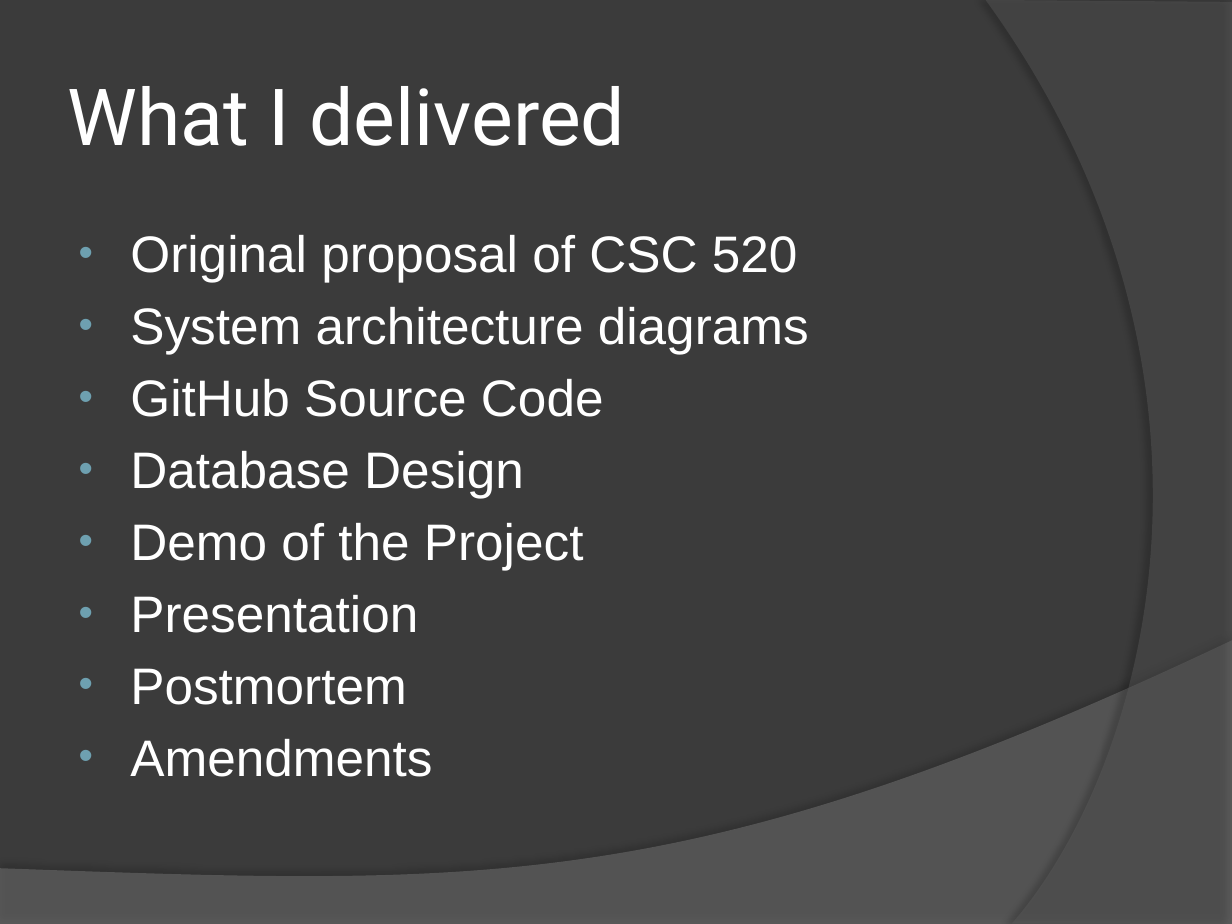
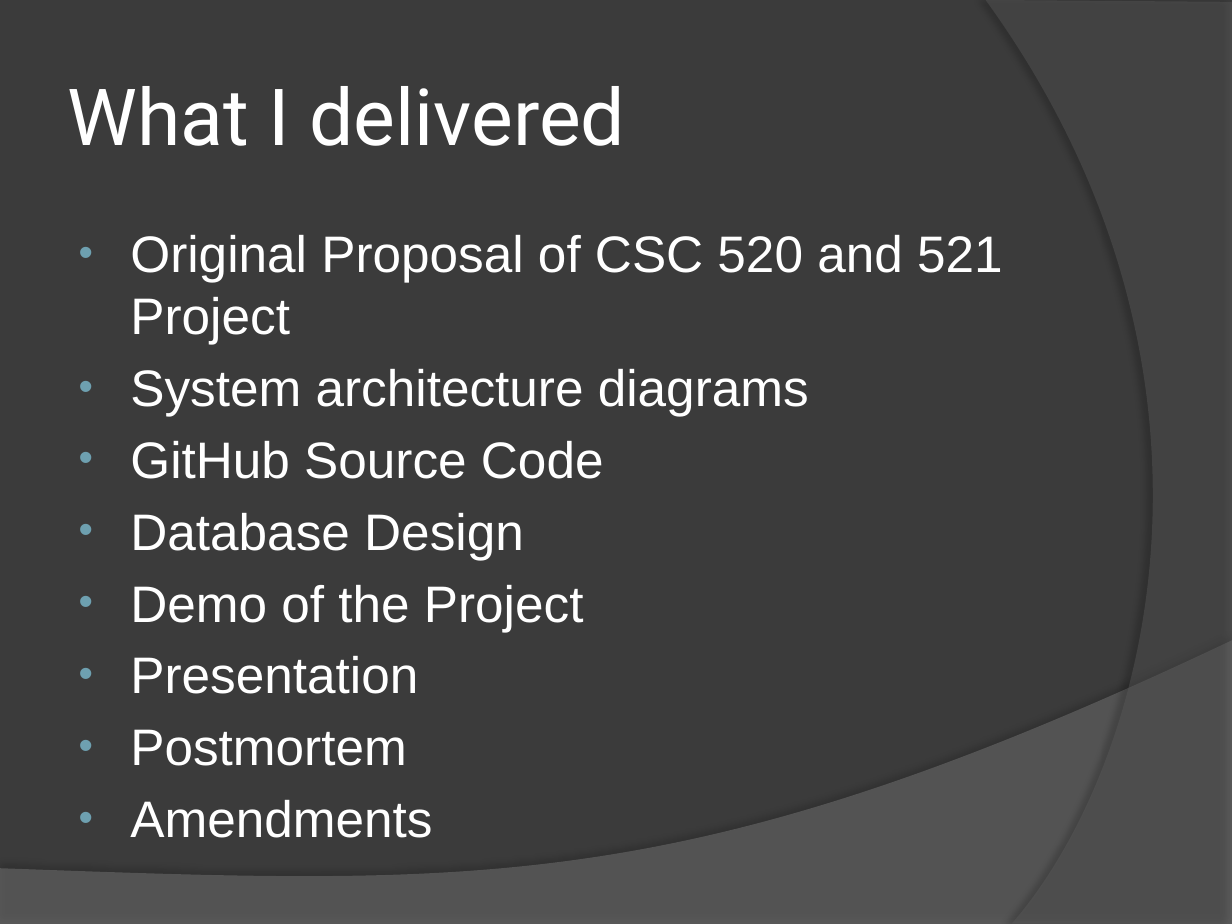
Before and after one commit to JackD27/CapstoneProject, a slide deck: slide 14 of FinalMoneypadPowerpoint.pptx. Drawn at 1232x924 pixels with LibreOffice and Linux fonts; fonts in the diff are those of the drawing. Boxes give left, top, right and bottom in pixels: in the first picture for what was removed or moved away, otherwise in the second. Text is boxed around its words. In the diff, an @@ line names an element or a change of style, - is before the commit and + after.

Commit message:
powerpoint

```diff
--- a/FinalMoneypadPowerpoint.pptx
+++ b/FinalMoneypadPowerpoint.pptx
@@ text at [130, 235, 1003, 344]: text changed @@
-• Original proposal of CSC 520
+• Original Proposal of CSC 520 and 521 Project
```
Also in this commit, not shown: 1 slide added.
